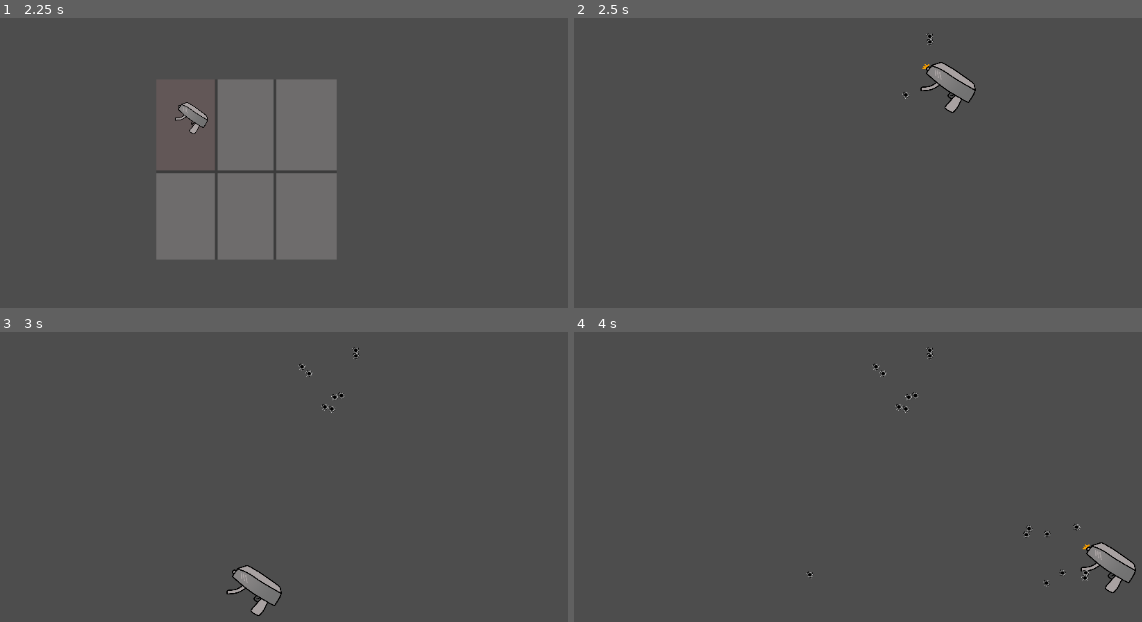
Above: before the commit, frames 1-4 (two rows, left to right).
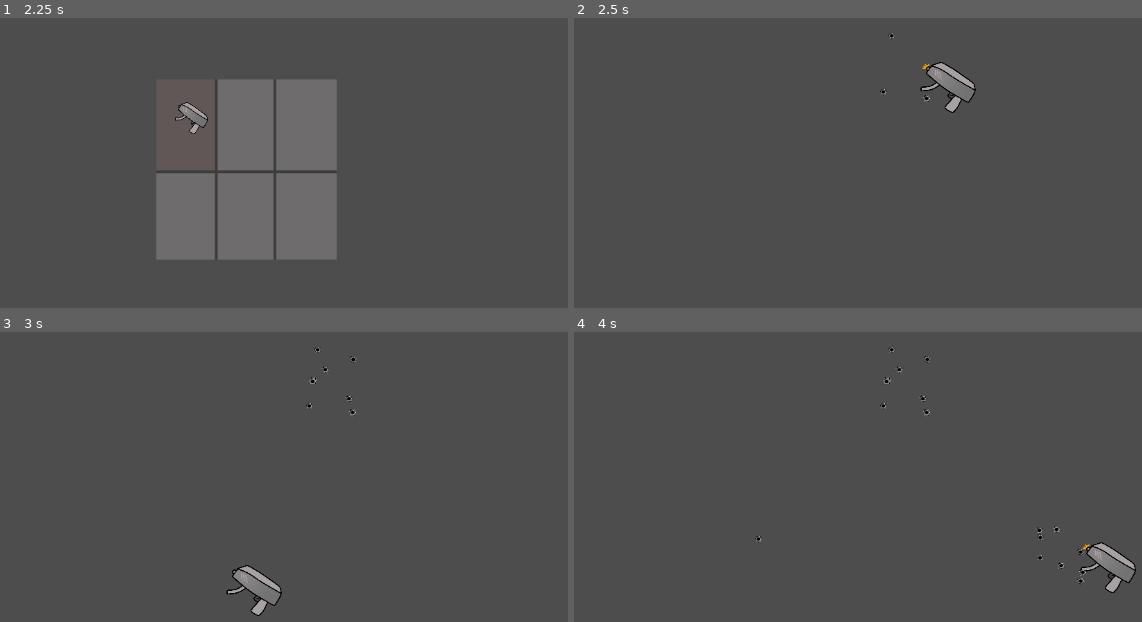
Above: after the commit, the same moments.

Repository: boxyld/redot-desktop-destroyer
Game: Godot game, scene res://scenes/menu.tscn
The game is run twice, just before and just after one commit, with the same random seed, the same clock (stepped at 60 frames per second) and the same inputs.
Inputs (mouse positions are in pixels of both pictures, inside the frame that each line leads up to):
- Up to frame 1 (2.25 s): tap Enter (ui_accept) at 0.5, 0.77, 1.25, 1.52, 2 s; move the mouse to (420, 148) at 0.52 s; press the mouse at (420, 148) at 0.53 s; hold Right (ui_right) 0.53-2.03 s; tap Space (ui_select) at 0.8, 1.35 s; move the mouse to (85, 192) at 1.27 s; release the mouse at (85, 192) at 1.28 s; click (85, 192) at 1.55 s; move the mouse to (323, 70) at 2.02 s; press the mouse at (323, 70) at 2.03 s; hold Left (ui_left) from 2.03 s (still down)
- Up to frame 2 (2.5 s): keep holding Left (ui_left); tap Space (ui_select) at 2.3 s
- Up to frame 3 (3 s): tap Enter (ui_accept) at 2.75 s; move the mouse to (204, 572) at 2.77 s; release Left (ui_left) at 2.78 s; release the mouse at (204, 572) at 2.78 s; hold Right (ui_right) from 2.78 s (still down); tap Space (ui_select) at 2.85 s
- Up to frame 4 (4 s): keep holding Right (ui_right); tap Enter (ui_accept) at 3.02, 3.5, 3.77 s; click (778, 572) at 3.05 s; move the mouse to (1062, 549) at 3.52 s; press the mouse at (1062, 549) at 3.53 s; tap Space (ui_select) at 3.8 s

Frame 1 is identical in both runs. In frame 2, less than 0.1% of the frame differs, in the area x 53-64%, y 5-29%; in frame 3, 0.2%; in frame 4, 0.4%, in the area x 31-91%, y 5-88%.

Commit message:
a big change
is not completed but i hope i will XD

Diff:
--- a/project.godot
+++ b/project.godot
@@ -12,18 +12,20 @@
 
 config/name="desktop destroyer"
 run/main_scene="res://scenes/menu.tscn"
-config/features=PackedStringArray("4.4", "Forward Plus")
+config/features=PackedStringArray("4.3", "Forward Plus")
 boot_splash/bg_color=Color(0, 0, 0, 1)
 boot_splash/show_image=false
 config/icon="res://icon.svg"
+
+[autoload]
+
+Across="*res://scripts/across.gd"
 
 [display]
 
 window/size/mode=3
 window/size/transparent=true
 window/per_pixel_transparency/allowed=true
-mouse_cursor/custom_image="res://textures/SMG-P.png"
-mouse_cursor/custom_image_hotspot=Vector2(9.495, 10.725)
 
 [input]
 
--- /dev/null
+++ b/scenes/bord.tscn
@@ -0,0 +1,23 @@
+[gd_scene load_steps=4 format=3 uid="uid://sy11dk16m0ep"]
+
+[ext_resource type="Script" path="res://scripts/bord.gd" id="1_l8op7"]
+[ext_resource type="AudioStream" uid="uid://8jmlnyidq4mo" path="res://sounds/SMG.mp3" id="2_05pia"]
+[ext_resource type="PackedScene" uid="uid://cgwneaacfbdti" path="res://scenes/animated smg curser.tscn" id="3_rnjyy"]
+
+[node name="Node2D" type="Node2D"]
+script = ExtResource("1_l8op7")
+
+[node name="Timer" type="Timer" parent="."]
+wait_time = 0.054
+autostart = true
+
+[node name="AudioStreamPlayer2D" type="AudioStreamPlayer2D" parent="."]
+stream = ExtResource("2_05pia")
+volume_db = -20.989
+autoplay = true
+max_polyphony = 1000
+
+[node name="AnimatedSprite2D" parent="." instance=ExtResource("3_rnjyy")]
+position = Vector2(1428, 812)
+
+[connection signal="timeout" from="Timer" to="." method="_on_timer_timeout"]
--- /dev/null
+++ b/scripts/across.gd
@@ -0,0 +1,2 @@
+extends Node
+var swicher = 0
--- /dev/null
+++ b/scripts/bord.gd
@@ -0,0 +1,22 @@
+extends Node2D
+
+var link := preload("res://scenes/smg.tscn")
+func shoot():
+	var rng = RandomNumberGenerator.new()
+	var random_x_offset = rng.randf_range(-50, 50)  # Adjust the range as needed
+	var random_y_offset = rng.randf_range(-50, 50)
+	var yld = link.instantiate()
+	var positionyld = get_global_mouse_position()+ Vector2(random_x_offset,random_y_offset)
+	print(positionyld)
+	yld.position = get_global_mouse_position()+ Vector2(random_x_offset,random_y_offset)
+	add_child(yld)
+func _on_timer_timeout() -> void:
+	if Input.is_action_pressed("m1"):
+		shoot()
+		var smgs = get_node("AudioStreamPlayer2D")
+		smgs.play()
+func _process(delta: float) -> void:
+
+	# add a routing to escape the app , temporary for now
+	if Input.is_action_just_pressed("ui_cancel"):
+		get_tree().change_scene_to_file("res://scenes/menu.tscn")
--- a/scripts/menu.gd
+++ b/scripts/menu.gd
@@ -37,5 +37,6 @@
 
 
 	if Input.is_action_just_pressed("ui_select") and $sprite_menu.frame == 0:
-
-		get_tree().change_scene_to_file("res://scenes/smg_tool.tscn")
+		Across.swicher = 1
+		print (Across.swicher)
+		get_tree().change_scene_to_file("res://scenes/bord.tscn")
